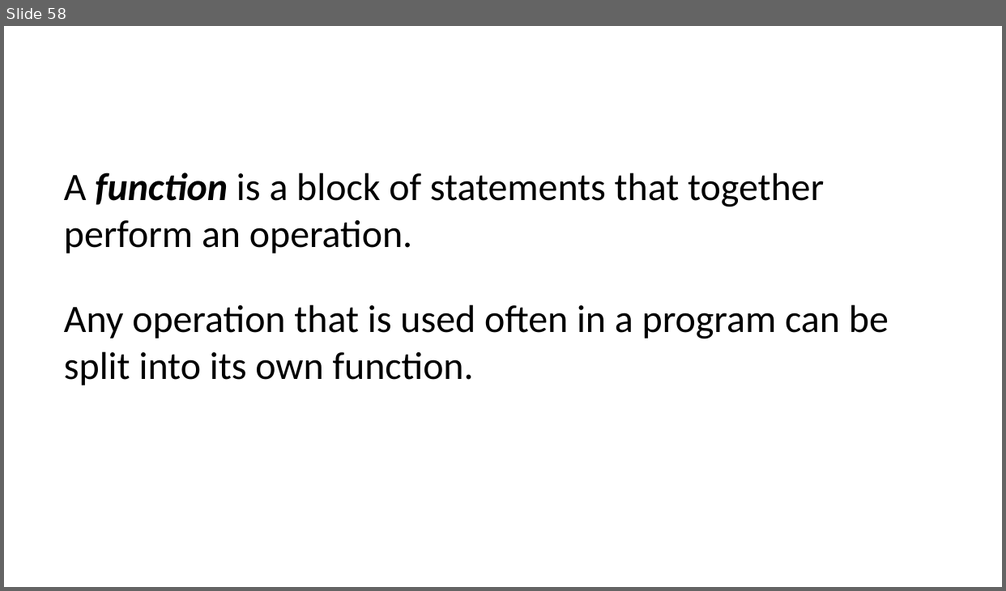
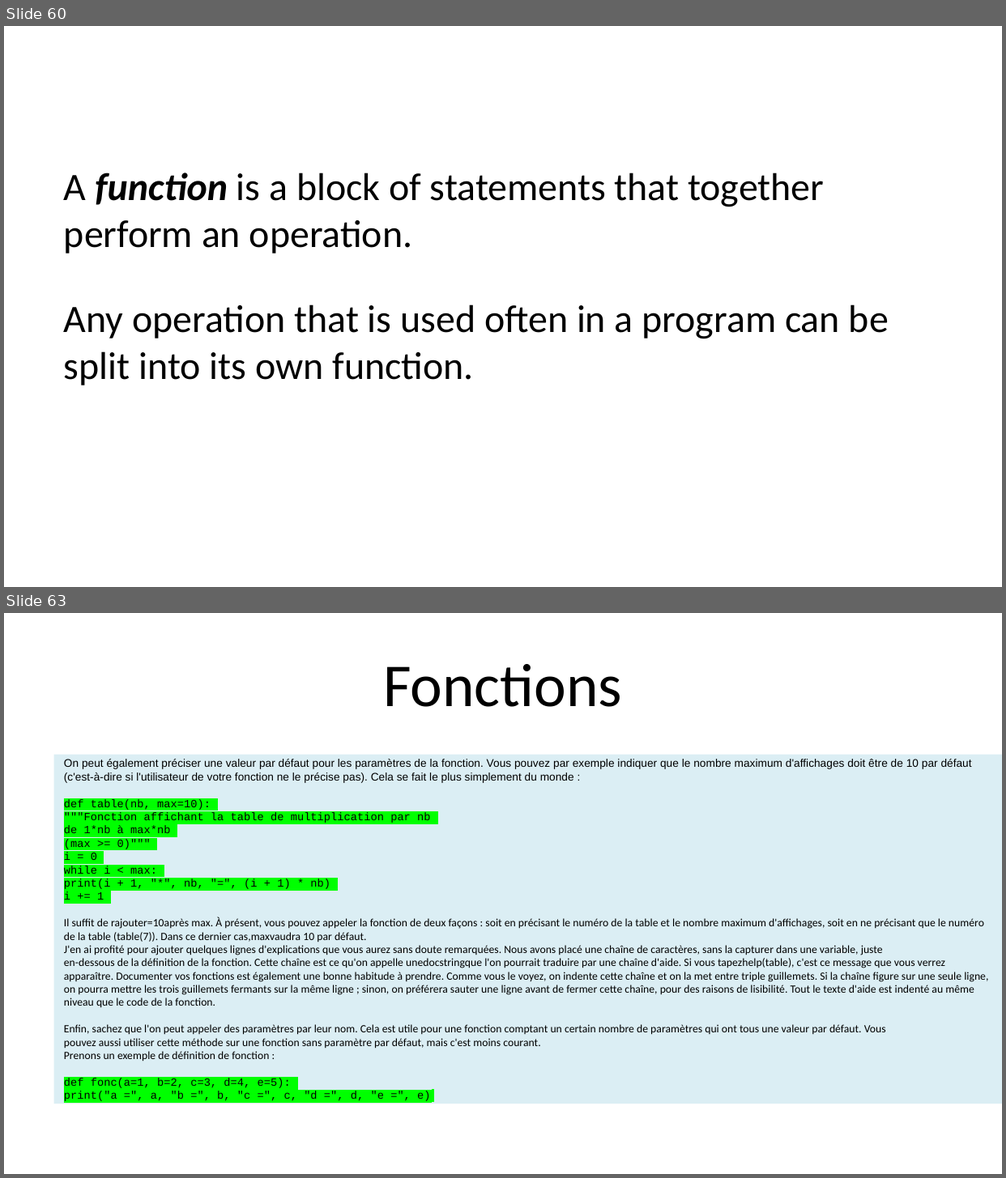
Before and after one commit to julienPalleau/Udemy, a slide deck: PythonParLaPratique 101 exercices/Python in 90 minutes [Enregistrement automatique].pptx. Shown one above the other, each under a label of ours: slide 58 before the commit, slides 60 and 63 after it; the slides between them are not shown. The pictures are 1006x591 and 1006x1178 pixels, drawn with LibreOffice and Linux fonts; fonts in the diff are those of the drawing. Boxes give left, top, right and bottom in pixels: in the first picture for what was removed or moved away, otherwise in the second. Text is boxed around its words. In the diff, an @@ line names an element or a change of style, - is before the commit and + after.

```diff
--- a/PythonParLaPratique 101 exercices/Python in 90 minutes [Enregistrement automatique].pptx
+++ b/PythonParLaPratique 101 exercices/Python in 90 minutes [Enregistrement automatique].pptx
@@ slide 63 added at (x1=4, y1=613, x2=1002, y2=1174), background #FFFFFF @@
@@ title added at (x1=383, y1=664, x2=622, y2=707), 44 pt, text #000000 @@
+Fonctions
@@ text added at (x1=64, y1=759, x2=988, y2=1101), 8 pt, text #000000 @@
+On peut également préciser une valeur par défaut pour les paramètres de la fonction. Vous pouvez par exemple indiquer que le nombre maximum d'affichages doit être de 10 par défaut
+(c'est-à-dire si l'utilisateur de votre fonction ne le précise pas). Cela se fait le plus simplement du monde :
+def table(nb, max=10):
+"""Fonction affichant la table de multiplication par nb
+de 1*nb à max*nb
+(max >= 0)"""
+i = 0
+while i < max:
+print(i + 1, "*", nb, "=", (i + 1) * nb)
+i += 1
+Il suffit de rajouter=10après max. À présent, vous pouvez appeler la fonction de deux façons : soit en précisant le numéro de la table et le nombre maximum d'affichages, soit en ne précisant que le numéro
+de la table (table(7)). Dans ce dernier cas,maxvaudra 10 par défaut.
+J'en ai profité pour ajouter quelques lignes d'explications que vous aurez sans doute remarquées. Nous avons placé une chaîne de caractères, sans la capturer dans une variable, juste
+en-dessous de la définition de la fonction. Cette chaîne est ce qu'on appelle unedocstringque l'on pourrait traduire par une chaîne d'aide. Si vous tapezhelp(table), c'est ce message que vous verrez
+apparaître. Documenter vos fonctions est également une bonne habitude à prendre. Comme vous le voyez, on indente cette chaîne et on la met entre triple guillemets. Si la chaîne figure sur une seule ligne,
+on pourra mettre les trois guillemets fermants sur la même ligne ; sinon, on préférera sauter une ligne avant de fermer cette chaîne, pour des raisons de lisibilité. Tout le texte d'aide est indenté au même
+niveau que le code de la fonction.
+Enfin, sachez que l'on peut appeler des paramètres par leur nom. Cela est utile pour une fonction comptant un certain nombre de paramètres qui ont tous une valeur par défaut. Vous
+pouvez aussi utiliser cette méthode sur une fonction sans paramètre par défaut, mais c'est moins courant.
+Prenons un exemple de définition de fonction :
+def fonc(a=1, b=2, c=3, d=4, e=5):
+print("a =", a, "b =", b, "c =", c, "d =", d, "e =", e)
@@ what was slide 58 is now slide 60 @@
```
Also in this commit, not shown: 2 slides changed, 6 other slides added, 1 slide removed.
